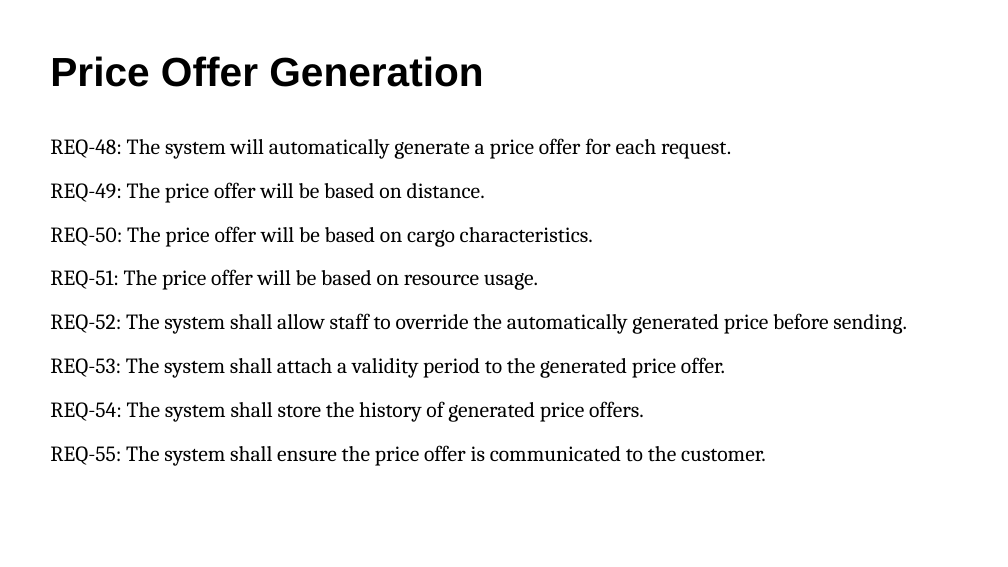
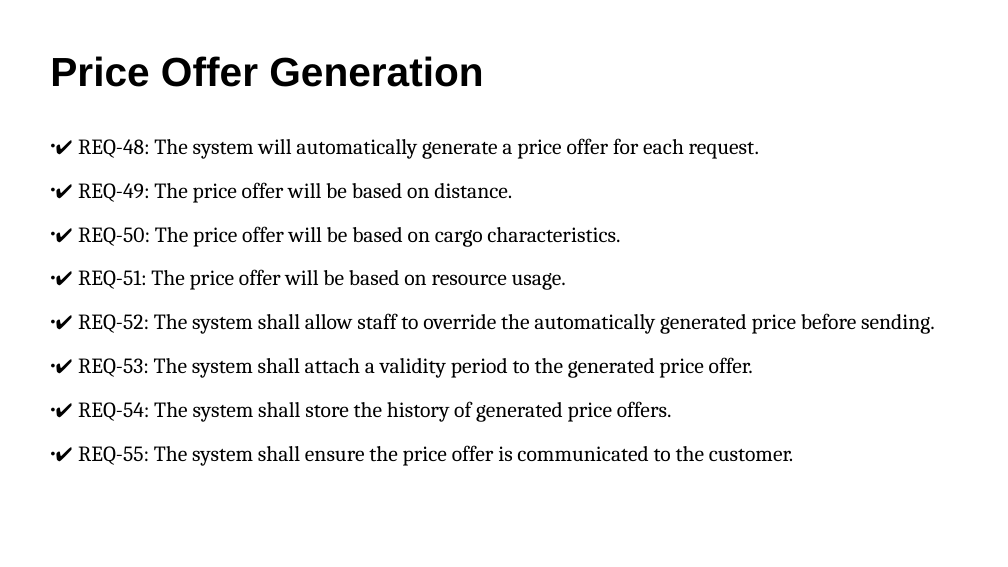
Before and after one commit to AlexandruCristianGeorgeSerban/Project-II-Transport-Company, a slide deck: slide 8 of Software Development/Functionalities.pptx. Drawn at 1008x567 pixels with LibreOffice and Linux fonts; fonts in the diff are those of the drawing. Boxes give left, top, right and bottom in pixels: in the first picture for what was removed or moved away, otherwise in the second. Text is boxed around its words. In the diff, an @@ line names an element or a change of style, - is before the commit and + after.

```diff
--- a/Software Development/Functionalities.pptx
+++ b/Software Development/Functionalities.pptx
@@ text at (78,138,935,466): text changed @@
-REQ-48: The system will automatically generate a price offer for each request.
-REQ-49: The price offer will be based on distance.
-REQ-50: The price offer will be based on cargo characteristics.
-REQ-51: The price offer will be based on resource usage.
-REQ-52: The system shall allow staff to override the automatically generated price before sending.
-REQ-53: The system shall attach a validity period to the generated price offer.
-REQ-54: The system shall store the history of generated price offers.
-REQ-55: The system shall ensure the price offer is communicated to the customer.
+● ✔ REQ-48: The system will automatically generate a price offer for each request.
+● ✔ REQ-49: The price offer will be based on distance.
+● ✔ REQ-50: The price offer will be based on cargo characteristics.
+● ✔ REQ-51: The price offer will be based on resource usage.
+● ✔ REQ-52: The system shall allow staff to override the automatically generated price before sending.
+● ✔ REQ-53: The system shall attach a validity period to the generated price offer.
+● ✔ REQ-54: The system shall store the history of generated price offers.
+● ✔ REQ-55: The system shall ensure the price offer is communicated to the customer.
```
Also in this commit, not shown: 10 other slides changed, 2 slides added, 1 slide removed.
